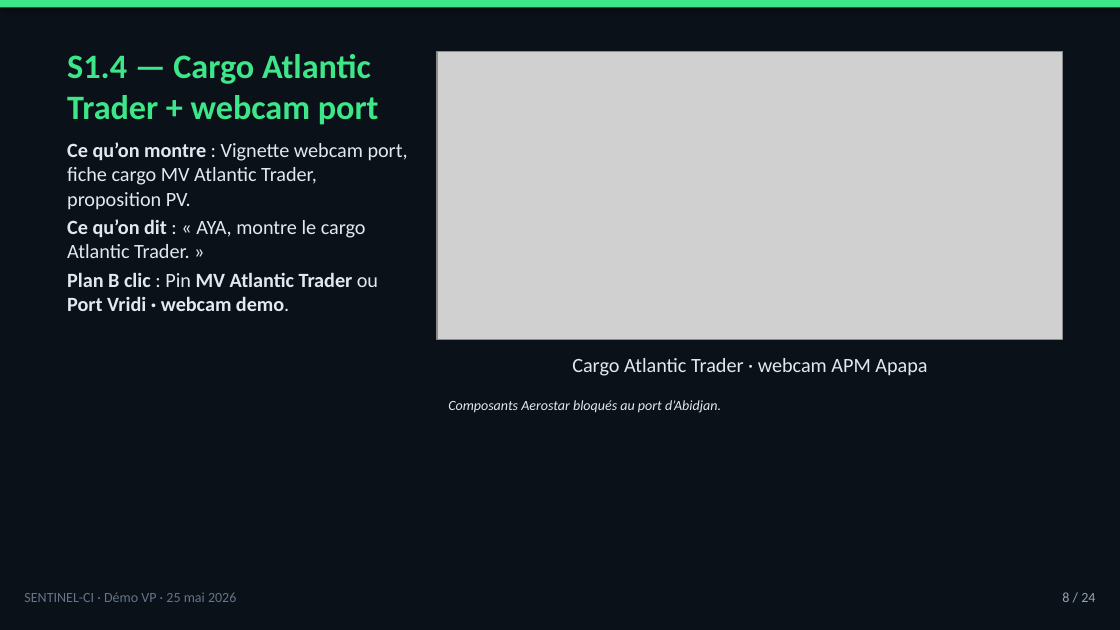
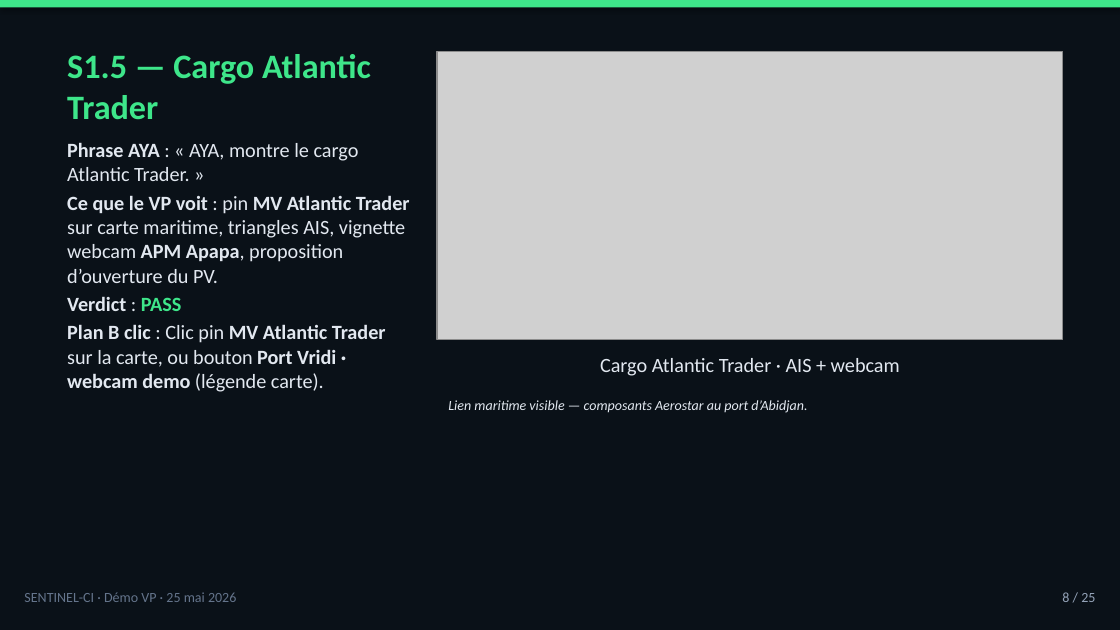
Before and after one commit to tishacian/hyusai, a slide deck: slide 8 of docs/sentinel-ci-demo-presenter-deck-2026-05-25.pptx. Drawn at 1120x630 pixels with LibreOffice and Linux fonts; fonts in the diff are those of the drawing; grey boxes stand for pictures. Boxes give left, top, right and bottom in pixels: in the first picture for what was removed or moved away, otherwise in the second. Text is boxed around its words. In the diff, an @@ line names an element or a change of style, - is before the commit and + after.

```diff
--- a/docs/sentinel-ci-demo-presenter-deck-2026-05-25.pptx
+++ b/docs/sentinel-ci-demo-presenter-deck-2026-05-25.pptx
@@ title at <box>67,54,371,120</box>: text changed @@
-S1.4 — Cargo Atlantic Trader + webcam port
+S1.5 — Cargo Atlantic Trader
@@ text at <box>67,142,410,392</box>: text changed @@
-Ce qu’on montre : Vignette webcam port, fiche cargo MV Atlantic Trader, proposition PV.
-Ce qu’on dit : « AYA, montre le cargo Atlantic Trader. »
-Plan B clic : Pin MV Atlantic Trader ou Port Vridi · webcam demo.
+Phrase AYA : « AYA, montre le cargo Atlantic Trader. »
+Ce que le VP voit : pin MV Atlantic Trader sur carte maritime, triangles AIS, vignette webcam APM Apapa, proposition d’ouverture du PV.
+Verdict : PASS
+Plan B clic : Clic pin MV Atlantic Trader sur la carte, ou bouton Port Vridi · webcam demo (légende carte).
@@ text at <box>600,358,900,376</box>: text changed @@
-Cargo Atlantic Trader · webcam APM Apapa
+Cargo Atlantic Trader · AIS + webcam
@@ text at <box>448,400,807,413</box>: text changed @@
-Composants Aerostar bloqués au port d’Abidjan.
+Lien maritime visible — composants Aerostar au port d’Abidjan.
@@ text at <box>1062,592,1095,602</box>: text changed @@
-8 / 24
+8 / 25
```
Also in this commit, not shown: 20 other slides changed, 3 slides added, 2 slides removed, 2 other files.
